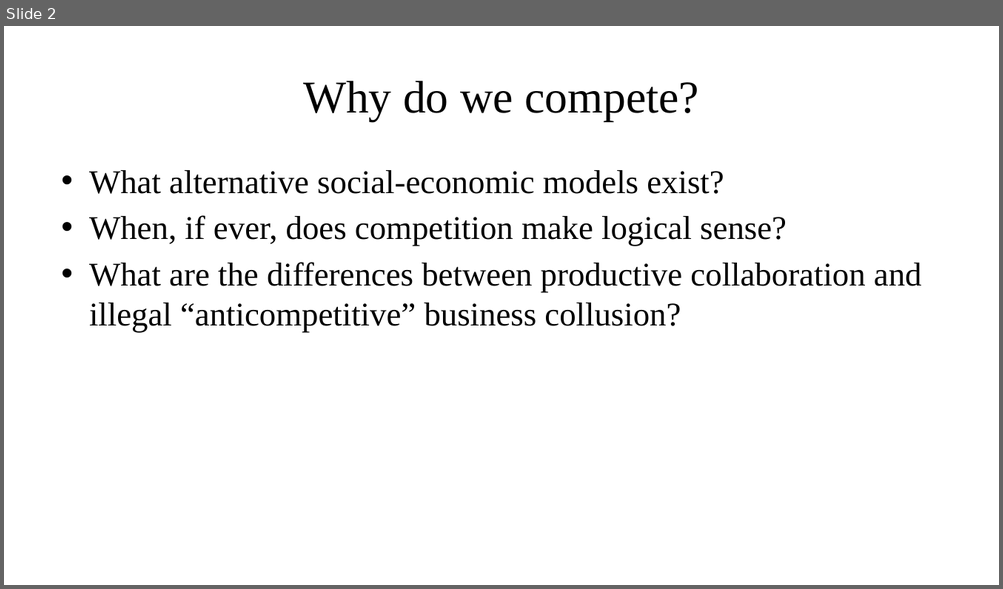
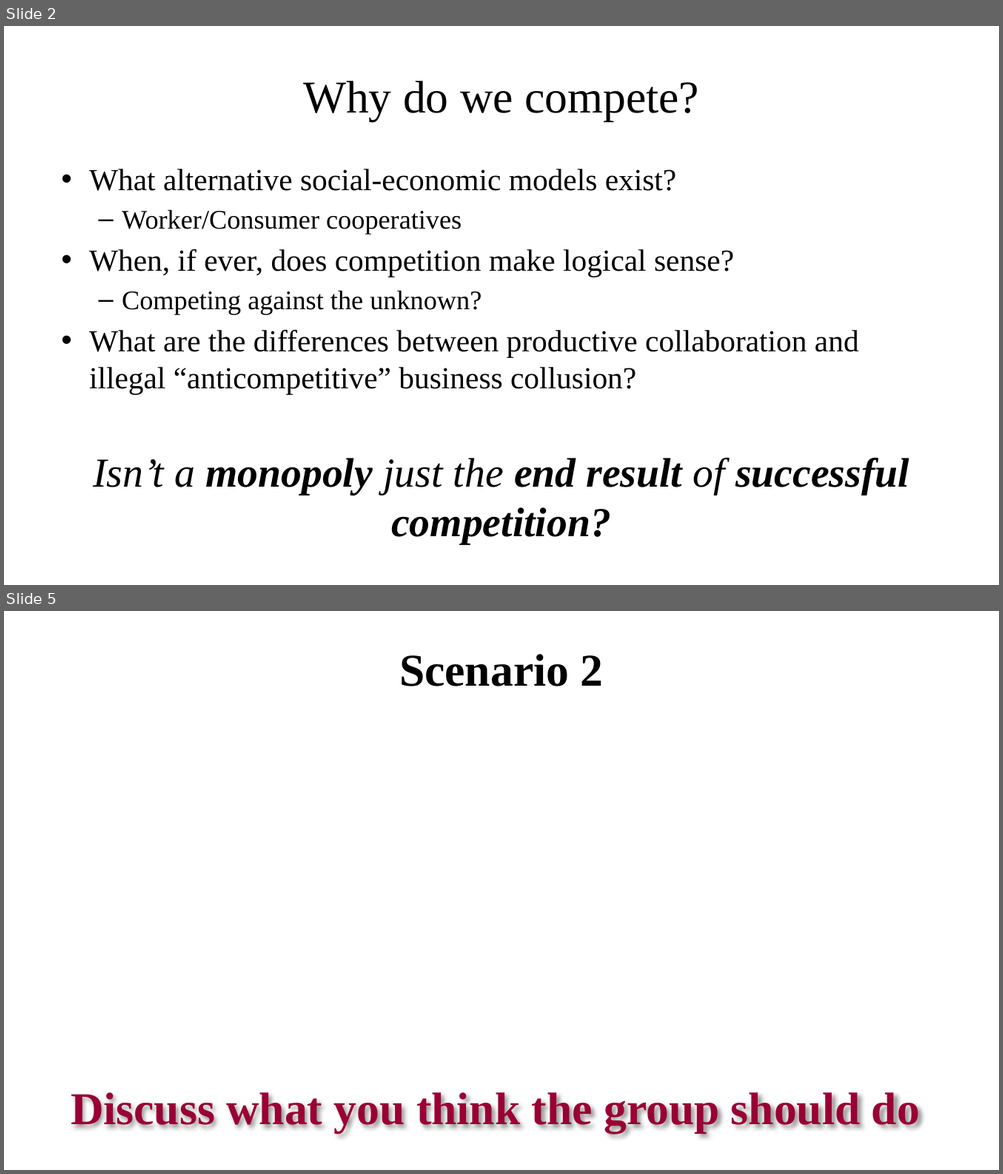
Before and after one commit to other-realm/spark, a slide deck: SparkClass4.pptx. Shown one above the other, each under a label of ours: slide 2 before the commit, slides 2 and 5 after it; the slides between them are not shown. The pictures are 1003x589 and 1003x1174 pixels, drawn with LibreOffice and Linux fonts; fonts in the diff are those of the drawing. Boxes give left, top, right and bottom in pixels: in the first picture for what was removed or moved away, otherwise in the second. Text is boxed around its words. In the diff, an @@ line names an element or a change of style, - is before the commit and + after.

```diff
--- a/SparkClass4.pptx
+++ b/SparkClass4.pptx
@@ slide 5 added at (4,611,999,1170), background #FFFFFF @@
@@ title added at (399,654,603,686), 44 pt, text #000000, bold @@
+Scenario 2
@@ text added at (71,1089,919,1133), 44 pt, text #990033, bold @@
+Discuss what you think the group should do
@@ slide 2 changed as well @@
@@ text at (89,169,859,395): size 32 to 29.6 pt in "What alternative social-economic models exist?", "When, if ever, does competition make logical ...", "What are the differences between productive collaboration ..." @@
@@ text at (122,210,461,234): paragraph added @@
+  – Worker/Consumer cooperatives
@@ text at (122,290,481,315): paragraph added @@
+  – Competing against the unknown?
@@ text at (93,457,909,545): paragraph added @@
+Isn’t a monopoly just the end result of successful competition?
```
Also in this commit, not shown: 2 other slides changed, 2 other slides added, 41 other files.
